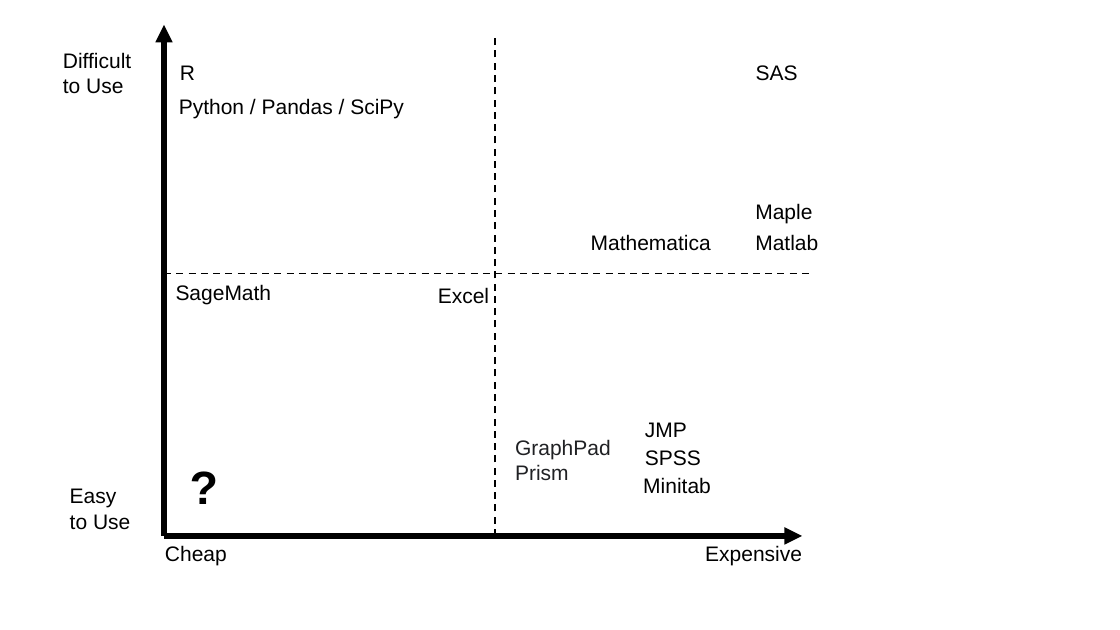
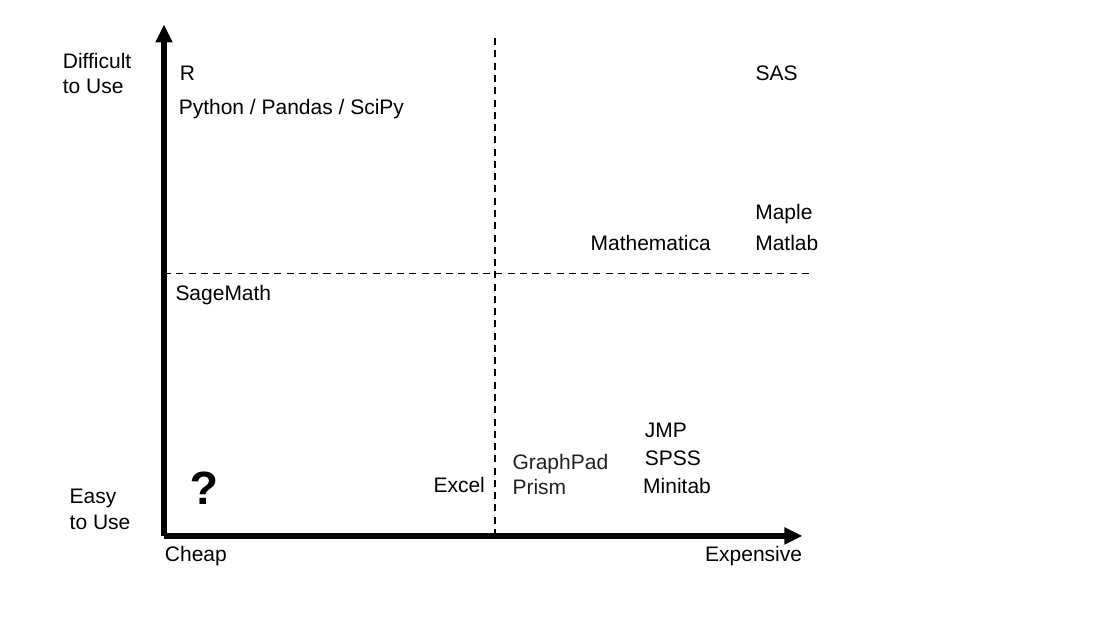
Before and after one commit to mauriceling/sipy, a slide deck: slide 1 of images/image_slides.pptx. Drawn at 1120x630 pixels with LibreOffice and Linux fonts; fonts in the diff are those of the drawing. Boxes give left, top, right and bottom in pixels: in the first picture for what was removed or moved away, otherwise in the second. Text is boxed around its words. In the diff, an @@ line names an element or a change of style, - is before the commit and + after.

```diff
--- a/images/image_slides.pptx
+++ b/images/image_slides.pptx
@@ text "GraphPad Prism": place and size @@
-text "GraphPad Prism" at (515,439,611,480)
+text "GraphPad Prism" at (513,453,609,494)
@@ text "Excel": place and size @@
-text "Excel" at (438,287,489,304)
+text "Excel" at (434,476,485,493)
```
Also in this commit, not shown: 2 other files.
